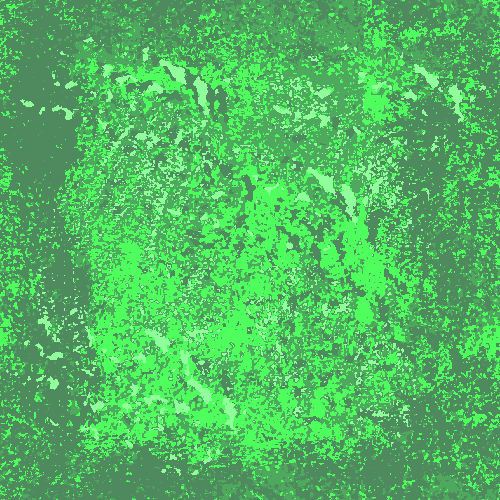
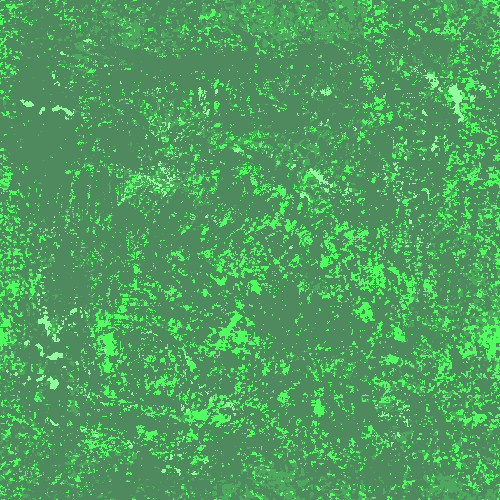
Layers edited between the first and the second 500 × 500 image:
painted on "Layer 8" over bbox(29, 17, 487, 485)
